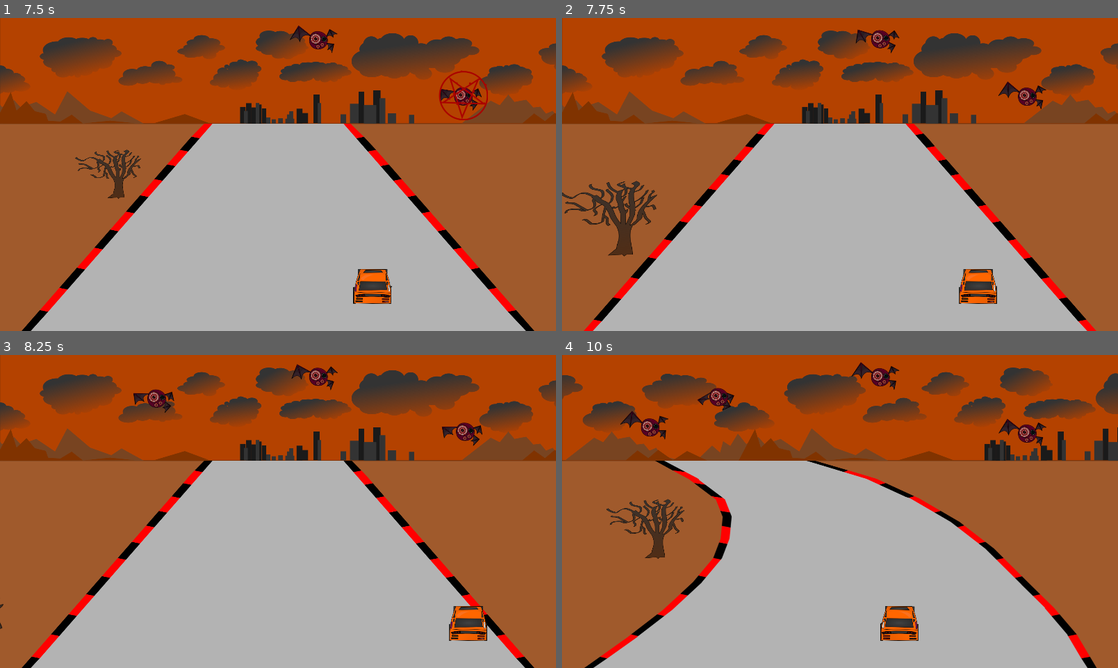
Above: before the commit, frames 1-4 (two rows, left to right).
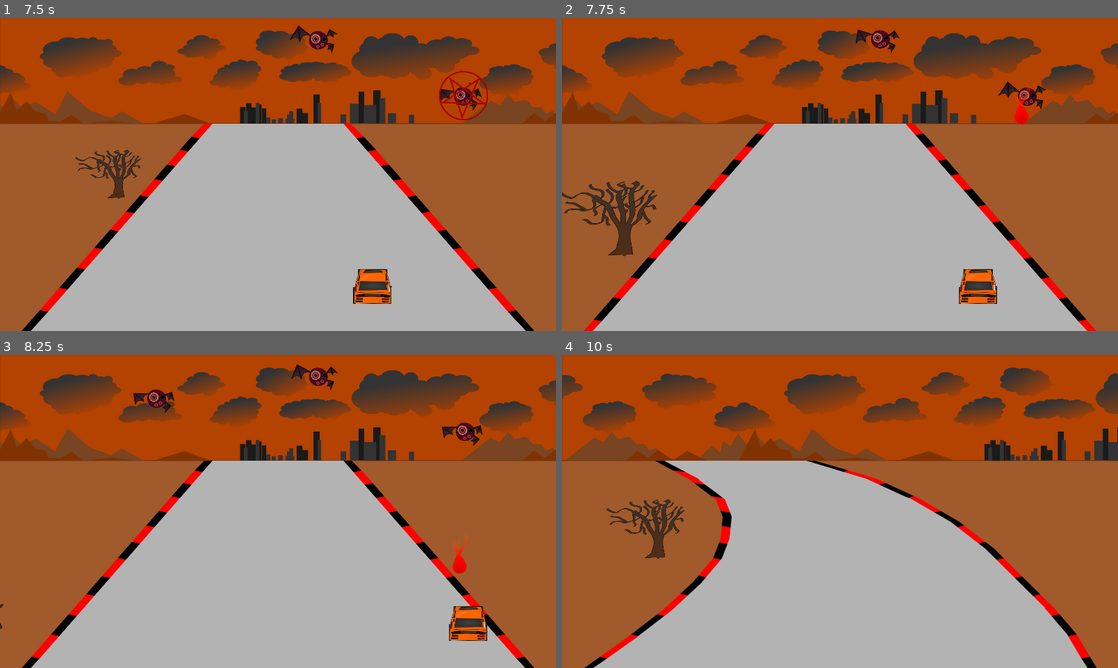
Above: after the commit, the same moments.

Repository: adambraude/LD47
Game: Godot game, scene res://Main.tscn
The game is run twice, just before and just after one commit, with the same random seed, the same clock (stepped at 60 frames per second) and the same inputs.
Inputs:
- Up to frame 1 (7.5 s): hold Right (ui_right) 0.53-1.28 s; hold Down (ui_down) 1.28-2.03 s; hold Right (ui_right) 2.03-2.78 s; hold Up (ui_up) 2.78-3.53 s; hold Left (ui_left) 3.53-5.03 s; hold Down (ui_down) 5.03-5.78 s; hold Right (ui_right) 5.78-6.53 s; hold Up (ui_up) 6.53-7.28 s; hold Right (ui_right) from 7.28 s (still down)
- Up to frame 2 (7.75 s): keep holding Right (ui_right)
- Up to frame 3 (8.25 s): release Right (ui_right) at 8.03 s; hold Down (ui_down) from 8.03 s (still down)
- Up to frame 4 (10 s): release Down (ui_down) at 8.78 s; hold Left (ui_left) 8.78-9.53 s; hold Up (ui_up) from 9.53 s (still down)

Frame 1 is identical in both runs. In frame 2, 0.2% of the frame differs, in the area x 81-85%, y 22-34%; in frame 3, 0.2%; in frame 4, 1.8%, in the area x 10-88%, y 2-92%.

Commit message:
BatEnemys now shoot fireballs upon completing an attack animation

Diff:
--- a/BatEnemy.gd
+++ b/BatEnemy.gd
@@ -1,6 +1,6 @@
 extends RigidBody2D
 
-#export (PackedScene) var Fireball
+export (PackedScene) var Fireball
 var fireball
 
 # Declares viable spawn box for bat
@@ -24,7 +24,7 @@
 func attackWait():
 	$AnimatedSprite.play("Flap")
 
-	var attacked = false
+	#var attacked = false
 	var timer = Timer.new()
 
 	# Wait on attack is 2-5 seconds
@@ -38,6 +38,7 @@
 	add_child(timer)
 
 	timer.start()
+	fireball = Fireball.instance()
 
 func attack():
 	attacked = true
@@ -53,9 +54,9 @@
 #func _process(delta):
 #	pass
 
-
 func _on_AnimatedSprite_animation_finished():
 	if attacked == true:
-	#	fireball.position = spawn
-	#	add_child(fireball)
+		attacked = false
+		fireball.position = $AnimatedSprite.position
+		add_child(fireball)
 		attackWait()
--- a/BatEnemy.tscn
+++ b/BatEnemy.tscn
@@ -39,6 +39,7 @@
 [ext_resource path="res://assets/Armature_felbat_flap_attack_01.png" type="Texture" id=37]
 [ext_resource path="res://assets/Armature_felbat_flap_attack_17.png" type="Texture" id=38]
 [ext_resource path="res://assets/Armature_felbat_flap_attack_15.png" type="Texture" id=39]
+[ext_resource path="res://Fireball.tscn" type="PackedScene" id=40]
 
 [sub_resource type="SpriteFrames" id=1]
 animations = [ {
@@ -62,6 +63,7 @@
 collision_layer = 0
 gravity_scale = 0.0
 script = ExtResource( 2 )
+Fireball = ExtResource( 40 )
 
 [node name="AnimatedSprite" type="AnimatedSprite" parent="."]
 frames = SubResource( 1 )
--- a/Fireball.tscn
+++ b/Fireball.tscn
@@ -17,6 +17,8 @@
 [node name="Fireball" type="RigidBody2D"]
 collision_layer = 2
 gravity_scale = 0.0
+contacts_reported = 1
+contact_monitor = true
 linear_velocity = Vector2( 0, 800 )
 script = ExtResource( 2 )
 
--- a/Game.tscn
+++ b/Game.tscn
@@ -1,9 +1,8 @@
-[gd_scene load_steps=6 format=2]
+[gd_scene load_steps=5 format=2]
 
 [ext_resource path="res://PlayerDone.tscn" type="PackedScene" id=1]
 [ext_resource path="res://BatEnemy.tscn" type="PackedScene" id=2]
 [ext_resource path="res://Background.tscn" type="PackedScene" id=3]
-[ext_resource path="res://Fireball.tscn" type="PackedScene" id=4]
 [ext_resource path="res://Game.gd" type="Script" id=12]
 
 [node name="TestGame" type="Node2D"]
@@ -11,9 +10,8 @@
 
 [node name="Background" parent="." instance=ExtResource( 3 )]
 
-[node name="Tree" parent="Background/ParallaxLayer" index="2"]
-position = Vector2( 625, 350 )
-scale = Vector2( 0.402148, 0.241901 )
+[node name="Road" parent="Background" index="2"]
+frame = 3
 
 [node name="Player" parent="." instance=ExtResource( 1 )]
 position = Vector2( 866.523, 839.91 )
@@ -24,16 +22,10 @@
 offset = Vector2( 1.92105, -3.39138 )
 
 [node name="BatEnemy" parent="." instance=ExtResource( 2 )]
-
-[node name="Fireball" parent="." instance=ExtResource( 4 )]
-position = Vector2( 982.285, 249.734 )
-collision_layer = 2
-contacts_reported = 100
-contact_monitor = true
-can_sleep = false
+position = Vector2( 775.527, 266.985 )
 
 [editable path="Background"]
 
 [editable path="Player"]
 
-[editable path="Fireball"]
+[editable path="BatEnemy"]
Not shown: 1 places in BatEnemy.tscn that only renumber resources
